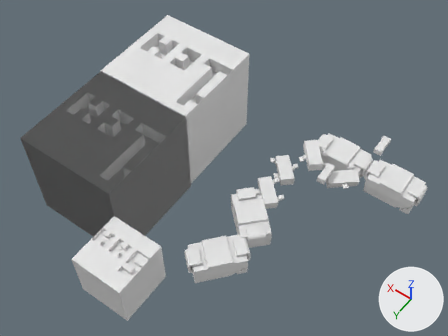
What one commit did to the Blender file blender/3d circuits/Hbridge/HBRIDGE1step1.blend.
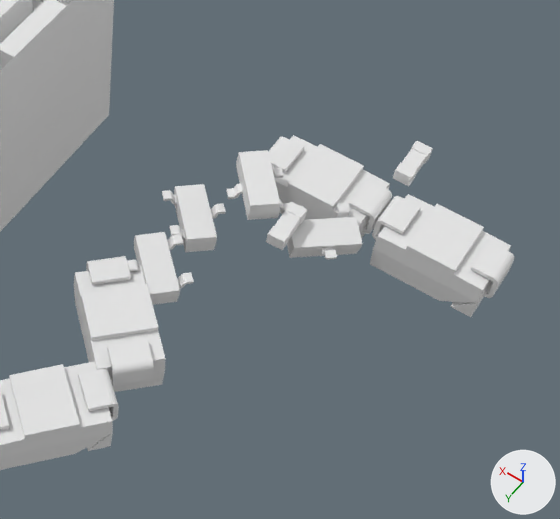
Old and new are each drawn whole from a 50 mm camera at (-10.0, 38.6, 45.5) aimed at (10.3, 10.2, 0.8) and again close up on the part from 44% to 100% of the width and 22% to 91% of the height. The lights are fixed; the arrows at lower right show +X, +Y and +Z.

Names of what the first close-up shows: '0603resistorapprox', '0603resistorapprox.001', 'Cube.001', 'User Library-3-lead sot23-3', 'User Library-3-lead sot23-3.001', 'User Library-3-lead sot23-3.002', 'User Library-3-lead sot23-3.003', 'User Library-DO-214AC(SMA)', 'User Library-DO-214AC(SMA).001', 'User Library-DO-214AC(SMA).002', 'User Library-DO-214AC(SMA).003'.
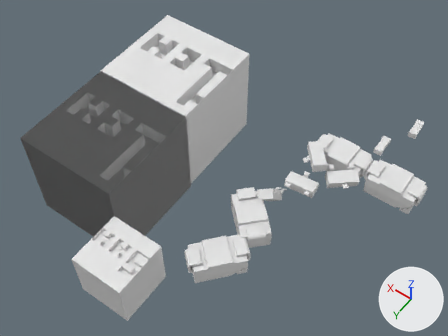
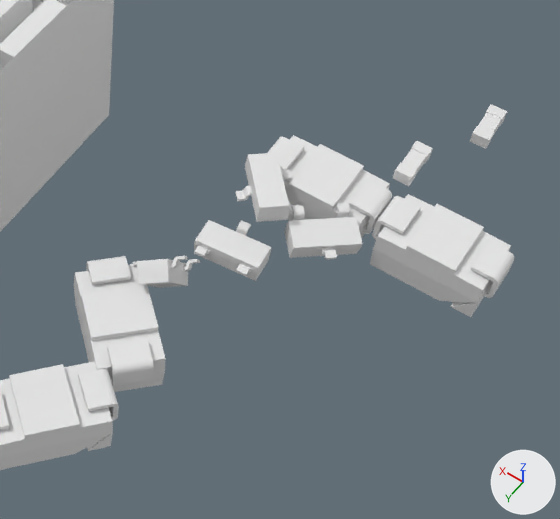
Patch to the scene script:
```diff
--- a/blender/3d circuits/Hbridge/HBRIDGE1step1.blend.py
+++ b/blender/3d circuits/Hbridge/HBRIDGE1step1.blend.py
@@ ob_0603resistorapprox_001 @@
 ob_0603resistorapprox_001 = bpy.data.objects.new('0603resistorapprox.001', me_0603resistorapprox_001)
-ob_0603resistorapprox_001.location = (2.19, 4.11, 0.2)
+ob_0603resistorapprox_001.location = (-2.19, -5.75, 0.12)
 ob_0603resistorapprox_001.rotation_euler = (1.571, 0.0, 1.607)  # degrees (90, 0, 92)
@@ ob_user_library_3_lead_sot23_3_003 @@
 ob_user_library_3_lead_sot23_3_003 = bpy.data.objects.new('User Library-3-lead sot23-3.003', me_user_library_3_lead_sot23_3_003)
-ob_user_library_3_lead_sot23_3_003.location = (8.14, 8.79, -0.55)
-ob_user_library_3_lead_sot23_3_003.rotation_euler = (-1.597, 0.067, 2.364)  # degrees (-92, 3.8, 135)
+ob_user_library_3_lead_sot23_3_003.location = (7.08, 8.49, -2.1)
+ob_user_library_3_lead_sot23_3_003.rotation_euler = (-1.001, -0.914, 1.561)  # degrees (-57, -52, 89)
@@ ob_user_library_3_lead_sot23_3_002 @@
 ob_user_library_3_lead_sot23_3_002 = bpy.data.objects.new('User Library-3-lead sot23-3.002', me_user_library_3_lead_sot23_3_002)
-ob_user_library_3_lead_sot23_3_002.location = (4.48, 6.03, -0.65)
-ob_user_library_3_lead_sot23_3_002.rotation_euler = (-1.545, 0.0156, -0.83)  # degrees (-89, 0.9, -48)
+ob_user_library_3_lead_sot23_3_002.location = (2.86, 4.97, -0.65)
+ob_user_library_3_lead_sot23_3_002.rotation_euler = (-1.545, 0.0156, 0.0891)  # degrees (-89, 0.9, 5.1)
@@ ob_user_library_3_lead_sot23_3 @@
 ob_user_library_3_lead_sot23_3 = bpy.data.objects.new('User Library-3-lead sot23-3', me_user_library_3_lead_sot23_3)
-ob_user_library_3_lead_sot23_3.location = (4.45, 6.11, 0.28)
+ob_user_library_3_lead_sot23_3.location = (4.18, 5.79, 0.01)
 ob_user_library_3_lead_sot23_3.rotation_euler = (1.571, 0.0, -0.865)  # degrees (90, 0, -50)
```

Boxes (x1, y1, x2, y2) around the edits, measured in the close-ups (560 x 519 px):
'User Library-3-lead sot23-3.002', moved, turned
    before: (162, 184, 226, 252)
    after: (194, 220, 271, 281)
'User Library-3-lead sot23-3', moved
    before: (227, 150, 289, 220)
    after: (236, 153, 299, 222)
'User Library-3-lead sot23-3.003', moved, turned
    before: (127, 232, 194, 305)
    after: (133, 256, 200, 288)
'0603resistorapprox.001', moved
    before: (266, 202, 307, 250)
    after: (469, 104, 507, 149)
